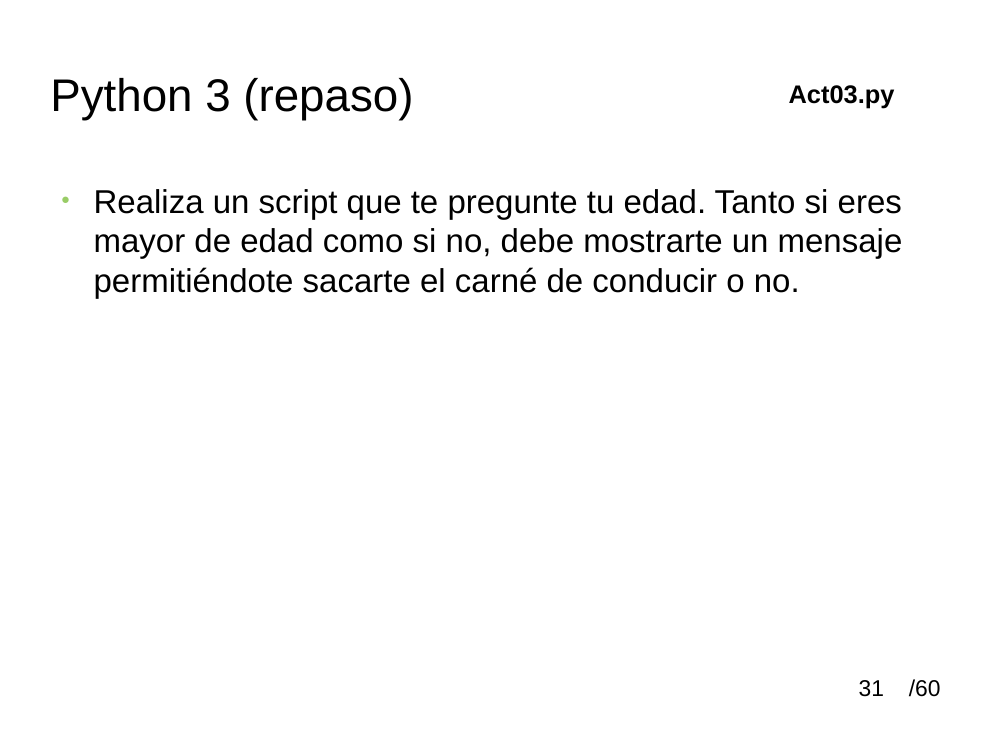
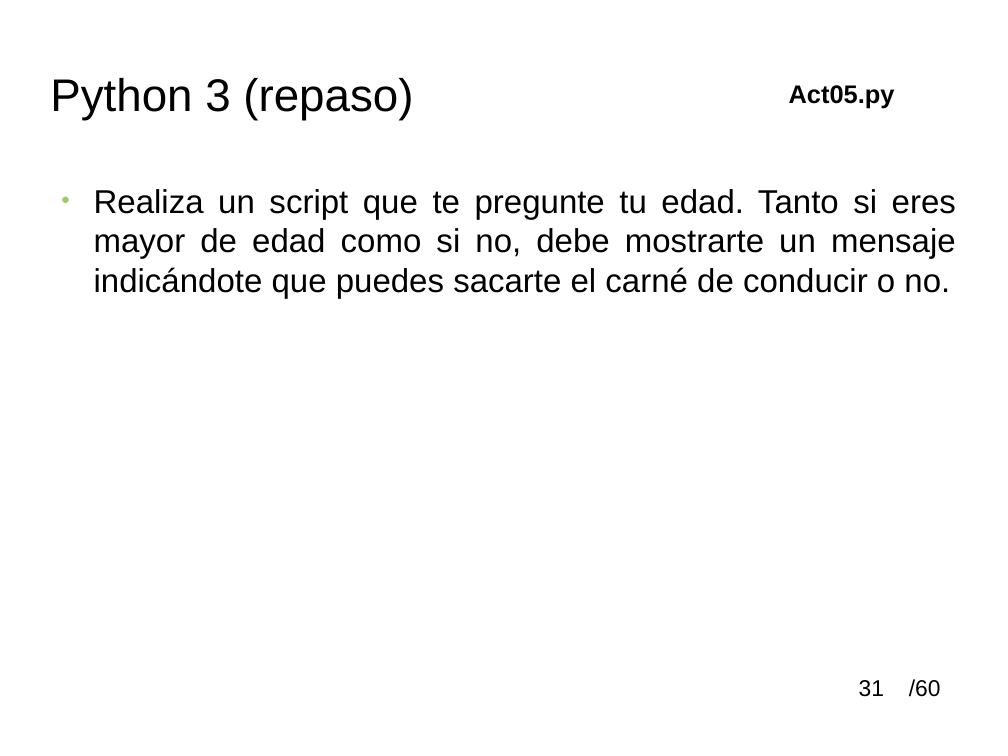
Before and after one commit to soa32123/cursoBasicoPythonSOM, a slide deck: slide 31 of material/python_tutoria_1smr.odp. Drawn at 1008x756 pixels with LibreOffice and Linux fonts; fonts in the diff are those of the drawing; background and template pictures are left out. Boxes give left, top, right and bottom in pixels: in the first picture for what was removed or moved away, otherwise in the second. Text is boxed around its words. In the diff, an @@ line names an element or a change of style, - is before the commit and + after.

```diff
--- a/material/python_tutoria_1smr.odp
+++ b/material/python_tutoria_1smr.odp
@@ text at [789,85,895,108]: text changed @@
-Act03.py
+Act05.py
@@ text at [94,189,956,298]: text changed @@
-● Realiza un script que te pregunte tu edad. Tanto si eres mayor de edad como si no, debe mostrarte un mensaje permitiéndote sacarte el carné de conducir o no.
+● Realiza un script que te pregunte tu edad. Tanto si eres mayor de edad como si no, debe mostrarte un mensaje indicándote que puedes sacarte el carné de conducir o no.
```
Also in this commit, not shown: 13 other slides changed, 2 other files.
